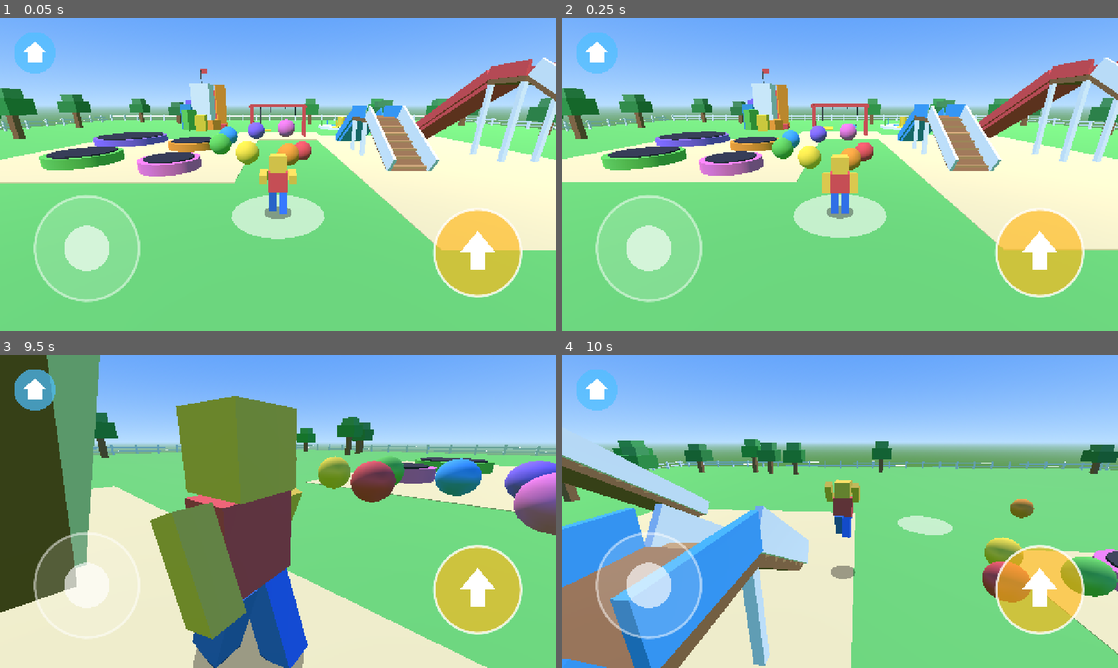
Above: before the commit, frames 1-4 (two rows, left to right).
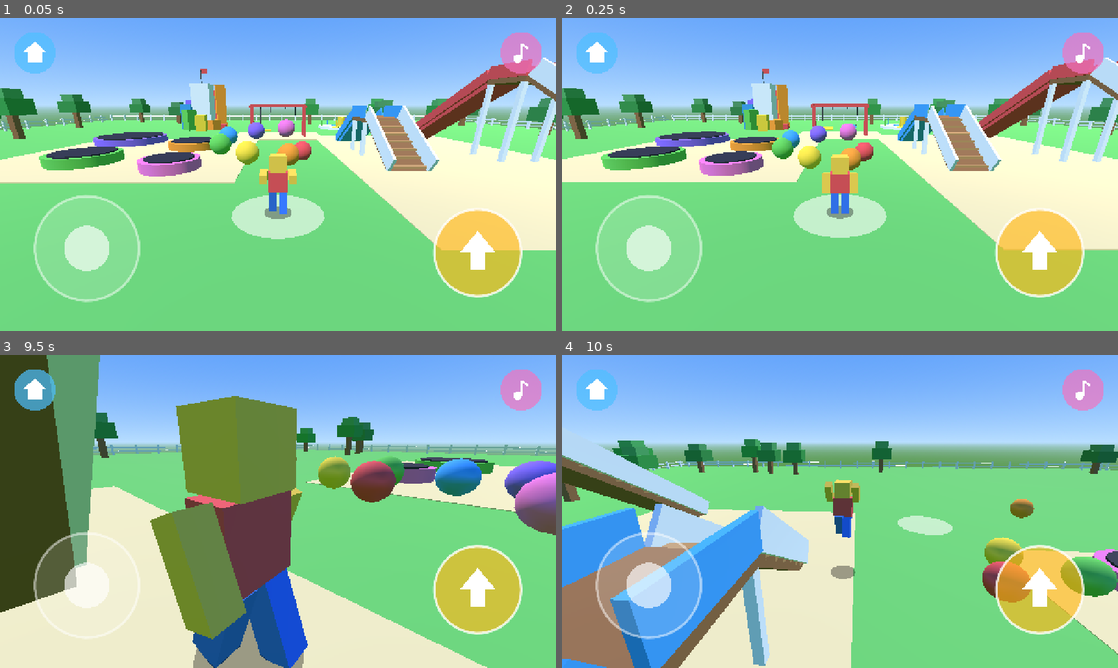
Above: after the commit, the same moments.

Repository: yusufmalikul/jumpbox
Game: Godot game, scene res://scenes/main.tscn
Two runs of this game, one before a commit and one after it. Both use one fixed random seed, a clock stepped at 60 frames per second and the inputs below. Sound files missing from this copy of the repository are replaced by a short silence.
Inputs (mouse positions are in pixels of both pictures, inside the frame that each line leads up to):
- Up to frame 1 (0.05 s): no input
- Up to frame 2 (0.25 s): no input
- Up to frame 3 (9.5 s): move the mouse to (400, 495) at 0.52 s; hold D 0.53-1.25 s; hold Q 0.53-1.25 s; click (400, 495) at 0.67 s; tap Space at 0.77, 3.77, 6.77 s; drag from (166, 527) to (250, 574) at 1.27 s; move the mouse to (333, 442) at 2.02 s; hold D 2.03-2.75 s; hold Q 2.03-2.75 s; drag from (250, 574) to (111, 464) at 2.77 s; move the mouse to (444, 558) at 3.52 s; hold A 3.53-4.25 s; hold Q 3.53-4.25 s; drag from (111, 464) to (194, 433) at 4.27 s; move the mouse to (305, 511) at 5.02 s; hold S 5.03-5.75 s; hold Q 5.03-5.75 s; click (305, 511) at 5.17 s; drag from (194, 433) to (166, 527) at 5.77 s; move the mouse to (400, 495) at 6.52 s; hold W 6.53-7.25 s; hold Q 6.53-7.25 s; drag from (166, 527) to (250, 574) at 7.27 s; move the mouse to (333, 442) at 8.02 s; hold S 8.03-8.75 s; hold Q 8.03-8.75 s; drag from (250, 574) to (111, 464) at 8.77 s
- Up to frame 4 (10 s): move the mouse to (1006, 558) at 9.52 s; hold W from 9.53 s (still down); hold Q from 9.53 s (still down); click (1006, 558) at 9.67 s; tap Space at 9.77 s

The runs differ from the first frame. In frame 1, 0.8% of the frame differs, in the area x 90-98%, y 4-18%; in frame 2, 0.8%; in frame 3, 0.8%, in the area x 71-100%, y 4-58%; in frame 4, 0.8%.

Commit message:
Add sound effects and background music
Sounds are made from math by tools/make_sounds.py: jump, trampoline
boing, slide whee, landing, steps, ball kick, swing seat, home and a
fanfare at the top of the block tower. A cheerful music loop plays in
the background, with a button to turn it off. Version 0.2.

Diff:
--- a/scripts/main.gd
+++ b/scripts/main.gd
@@ -6,6 +6,7 @@
 const Rides := preload("res://scripts/rides.gd")
 const PlayerScript := preload("res://scripts/player.gd")
 const TouchUIScript := preload("res://scripts/touch_ui.gd")
+const SoundScript := preload("res://scripts/sound.gd")
 
 const SPAWN := Vector3(0, 0.1, 8)
 const HALF_SIZE := 38.0
@@ -20,9 +21,12 @@
 ]
 
 var _clouds: Array[Node3D] = []
+var _sound: Node
 
 
 func _ready() -> void:
+	_sound = SoundScript.new()
+	add_child(_sound)
 	_build_environment()
 	_build_ground()
 	_build_fence()
@@ -38,6 +42,7 @@
 
 	var player := PlayerScript.new()
 	player.spawn_point = SPAWN
+	player.sound = _sound
 	player.position = SPAWN
 	add_child(player)
 
@@ -47,6 +52,10 @@
 	layer.add_child(ui)
 	player.ui = ui
 	ui.home_pressed.connect(player.respawn)
+	ui.music_pressed.connect(func():
+		_sound.toggle_music()
+		ui.music_on = _sound.music_on
+		ui.queue_redraw())
 
 	for arg in OS.get_cmdline_user_args():
 		if arg.begins_with("--shot="):
@@ -235,6 +244,14 @@
 		b.rotation.y = -a
 	U.mesh_box(self, Vector3(0.1, 2.0, 0.1), center + Vector3(0, top_h + 1.0, 0), Color(0.3, 0.3, 0.3))
 	U.mesh_box(self, Vector3(0.9, 0.55, 0.05), center + Vector3(0.45, top_h + 1.7, 0), RAINBOW[0])
+	# Reaching the top plays a fanfare.
+	var goal := Area3D.new()
+	goal.position = center + Vector3(0, top_h + 0.8, 0)
+	U.add_box_shape(goal, Vector3(2.6, 1.6, 2.6))
+	add_child(goal)
+	goal.body_entered.connect(func(body: Node3D):
+		if body is CharacterBody3D:
+			_sound.play("fanfare"))
 
 
 func _build_balls(center: Vector3) -> void:
--- a/scripts/player.gd
+++ b/scripts/player.gd
@@ -18,6 +18,8 @@
 
 ## The touch UI (touch_ui.gd). Set by main.gd.
 var ui: Node
+## The sound player (sound.gd). Set by main.gd.
+var sound: Node
 var spawn_point := Vector3.ZERO
 
 var _model: Node3D
@@ -31,6 +33,8 @@
 ## The swing seat we sit on, if any.
 var _seat: Node3D
 var _seat_cooldown := 0.0
+var _was_on_slide := false
+var _kick_cooldown := 0.0
 
 var _cam_yaw := 0.0
 var _cam_pitch := -0.3
@@ -57,6 +61,13 @@
 func respawn() -> void:
 	global_position = spawn_point
 	velocity = Vector3.ZERO
+	_seat = null
+	_sfx("home")
+
+
+func _sfx(sound_name: String, volume_db := 0.0, pitch := 1.0) -> void:
+	if sound:
+		sound.play(sound_name, volume_db, pitch)
 
 
 func _build_model() -> void:
@@ -122,6 +133,7 @@
 
 func _physics_process(delta: float) -> void:
 	_seat_cooldown -= delta
+	_kick_cooldown -= delta
 	if _seat:
 		_ride_seat()
 		return
@@ -129,6 +141,9 @@
 	var wish := Vector3(input.x, 0, input.y).rotated(Vector3.UP, _cam_yaw)
 	var on_floor := is_on_floor()
 	var on_slide := on_floor and _floor_obj != null and _floor_obj.has_meta("slide")
+	if on_slide and not _was_on_slide:
+		_sfx("slide", -2.0)
+	_was_on_slide = on_slide
 
 	_air_time = 0.0 if on_floor else _air_time + delta
 	if not on_floor:
@@ -152,9 +167,13 @@
 	if _read_jump() and _air_time < COYOTE_TIME and velocity.y <= 0.5:
 		velocity.y = JUMP_SPEED
 		_air_time = COYOTE_TIME
-
+		_sfx("jump", -4.0)
+
+	var fall_speed := -velocity.y
 	move_and_slide()
-	_after_move()
+	var bounced := _after_move()
+	if not bounced and not on_floor and is_on_floor() and fall_speed > 6.0:
+		_sfx("land", -6.0)
 	_update_shadow()
 
 	if global_position.y < -10:
@@ -171,10 +190,13 @@
 		_seat = null
 		_seat_cooldown = 0.8
 		_air_time = COYOTE_TIME
+		_sfx("jump", -4.0)
 		global_position.y += 0.1
 
 
-func _after_move() -> void:
+## Handles what we touched. Returns true if we bounced on a trampoline.
+func _after_move() -> bool:
+	var bounced := false
 	for i in get_slide_collision_count():
 		var c := get_slide_collision(i)
 		var obj := c.get_collider()
@@ -183,6 +205,7 @@
 		var n := c.get_normal()
 		if n.y > 0.6 and obj.has_meta("seat") and _seat_cooldown <= 0.0:
 			_seat = obj
+			_sfx("sit")
 		if n.y > 0.6:
 			if obj.has_meta("bounce"):
 				var power: float = obj.get_meta("bounce")
@@ -191,10 +214,17 @@
 				velocity.y = power
 				_squash = 1.0
 				_air_time = COYOTE_TIME
+				if not bounced:
+					_sfx("boing", 0.0, 1.25 - power * 0.025)  # bigger bounce, deeper boing
+				bounced = true
 		if obj is RigidBody3D:
 			var push := -n
 			push.y = 0.3
 			obj.apply_central_impulse(push * 1.2)
+			if _kick_cooldown <= 0.0:
+				_sfx("kick", -3.0)
+				_kick_cooldown = 0.3
+	return bounced
 
 
 func _process(delta: float) -> void:
@@ -237,7 +267,10 @@
 		arm_angle = -2.6  # arms up: wheee!
 		leg_swing = 0.0 if on_slide else 0.35
 	elif speed > 0.5:
+		var before := sin(_walk_time)
 		_walk_time += delta * speed * 1.8
+		if signf(before) != signf(sin(_walk_time)):
+			_sfx("step", -14.0)
 		leg_swing = sin(_walk_time) * 0.7
 	for i in 2:
 		var s := 1.0 if i == 0 else -1.0
--- /dev/null
+++ b/scripts/sound.gd
@@ -0,0 +1,58 @@
+extends Node
+## Plays sound effects and the looping background music.
+## The sounds are made by tools/make_sounds.py.
+
+const SFX := {
+	"jump": preload("res://assets/sfx/jump.wav"),
+	"boing": preload("res://assets/sfx/boing.wav"),
+	"land": preload("res://assets/sfx/land.wav"),
+	"step": preload("res://assets/sfx/step.wav"),
+	"slide": preload("res://assets/sfx/slide.wav"),
+	"kick": preload("res://assets/sfx/kick.wav"),
+	"sit": preload("res://assets/sfx/sit.wav"),
+	"home": preload("res://assets/sfx/home.wav"),
+	"fanfare": preload("res://assets/sfx/fanfare.wav"),
+}
+const MUSIC := preload("res://assets/music/park.wav")
+const MUSIC_VOLUME_DB := -8.0
+
+var music_on := true
+
+var _players: Array[AudioStreamPlayer] = []
+var _next := 0
+var _music: AudioStreamPlayer
+
+
+func _ready() -> void:
+	for i in 8:
+		var p := AudioStreamPlayer.new()
+		add_child(p)
+		_players.append(p)
+	var stream: AudioStreamWAV = MUSIC
+	stream.loop_mode = AudioStreamWAV.LOOP_FORWARD
+	stream.loop_begin = 0
+	stream.loop_end = int(stream.get_length() * stream.mix_rate)
+	_music = AudioStreamPlayer.new()
+	_music.stream = stream
+	_music.volume_db = MUSIC_VOLUME_DB
+	add_child(_music)
+	_music.play()
+
+
+func play(sound_name: String, volume_db := 0.0, pitch := 1.0) -> void:
+	# Prefer a free player; if all are busy, take over the oldest one.
+	var p := _players[_next]
+	for candidate in _players:
+		if not candidate.playing:
+			p = candidate
+			break
+	_next = (_next + 1) % _players.size()
+	p.stream = SFX[sound_name]
+	p.volume_db = volume_db
+	p.pitch_scale = pitch * randf_range(0.95, 1.05)
+	p.play()
+
+
+func toggle_music() -> void:
+	music_on = not music_on
+	_music.stream_paused = not music_on
--- a/scripts/touch_ui.gd
+++ b/scripts/touch_ui.gd
@@ -3,6 +3,7 @@
 ## and drag anywhere else to turn the camera. A home button sends you back to the start.
 
 signal home_pressed
+signal music_pressed
 
 const JOY_RADIUS := 120.0
 const KNOB_RADIUS := 52.0
@@ -11,6 +12,8 @@
 
 var move_vector := Vector2.ZERO
 var jump_down := false
+## Only used to draw the music button; main.gd keeps it in sync.
+var music_on := true
 
 var _joy_touch := -1
 var _joy_center := Vector2.ZERO
@@ -45,6 +48,10 @@
 	return Vector2(80, 80)
 
 
+func _music_center() -> Vector2:
+	return Vector2(size.x - 80, 80)
+
+
 func _input(event: InputEvent) -> void:
 	if event is InputEventScreenTouch:
 		_on_touch(event)
@@ -58,6 +65,8 @@
 	if event.pressed:
 		if p.distance_to(_home_center()) < HOME_RADIUS * 1.4:
 			home_pressed.emit()
+		elif p.distance_to(_music_center()) < HOME_RADIUS * 1.4:
+			music_pressed.emit()
 		elif _jump_touch == -1 and p.distance_to(_jump_center()) < JUMP_RADIUS * 1.4:
 			_jump_touch = event.index
 			jump_down = true
@@ -113,3 +122,12 @@
 	draw_circle(hc, HOME_RADIUS, Color(0.3, 0.75, 1.0, 0.7))
 	draw_colored_polygon(PackedVector2Array([hc + Vector2(0, -26), hc + Vector2(26, -2), hc + Vector2(-26, -2)]), Color.WHITE)
 	draw_rect(Rect2(hc + Vector2(-17, -4), Vector2(34, 26)), Color.WHITE)
+
+	# Music button: a musical note, crossed out when the music is off.
+	var mc := _music_center()
+	draw_circle(mc, HOME_RADIUS, Color(0.95, 0.45, 0.75, 0.7))
+	draw_circle(mc + Vector2(-8, 14), 10, Color.WHITE)
+	draw_line(mc + Vector2(1, 14), mc + Vector2(1, -22), Color.WHITE, 5)
+	draw_line(mc + Vector2(1, -20), mc + Vector2(16, -10), Color.WHITE, 5)
+	if not music_on:
+		draw_line(mc + Vector2(-26, -26), mc + Vector2(26, 26), Color(0.9, 0.1, 0.1), 7)
Not shown, added: assets/music/park.wav.import
Not shown, added: assets/sfx/boing.wav.import
Not shown, added: assets/sfx/fanfare.wav.import
Not shown, added: assets/sfx/home.wav.import
Not shown, added: assets/sfx/jump.wav.import
Not shown, added: assets/sfx/kick.wav.import
Not shown, added: assets/sfx/land.wav.import
Not shown, added: assets/sfx/sit.wav.import
Not shown, added: assets/sfx/slide.wav.import
Not shown, added: assets/sfx/step.wav.import
Not shown, changed: export_presets.cfg
Not shown, added: scripts/sound.gd.uid
(and 12 more such lines)
